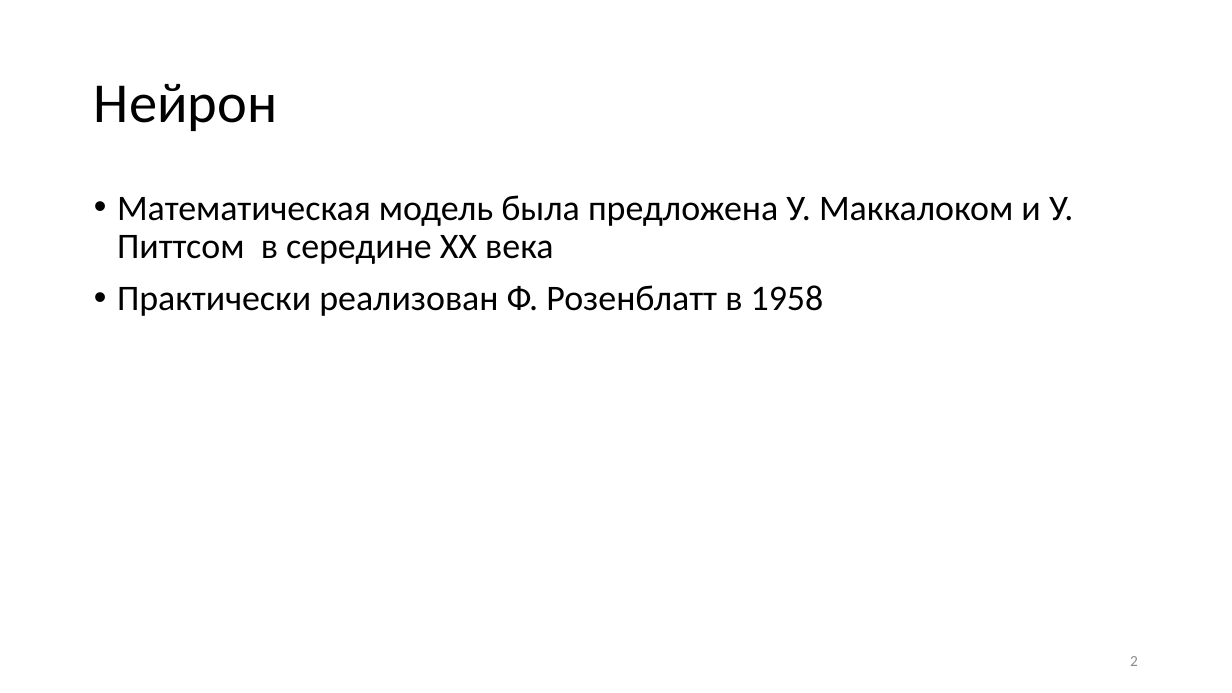
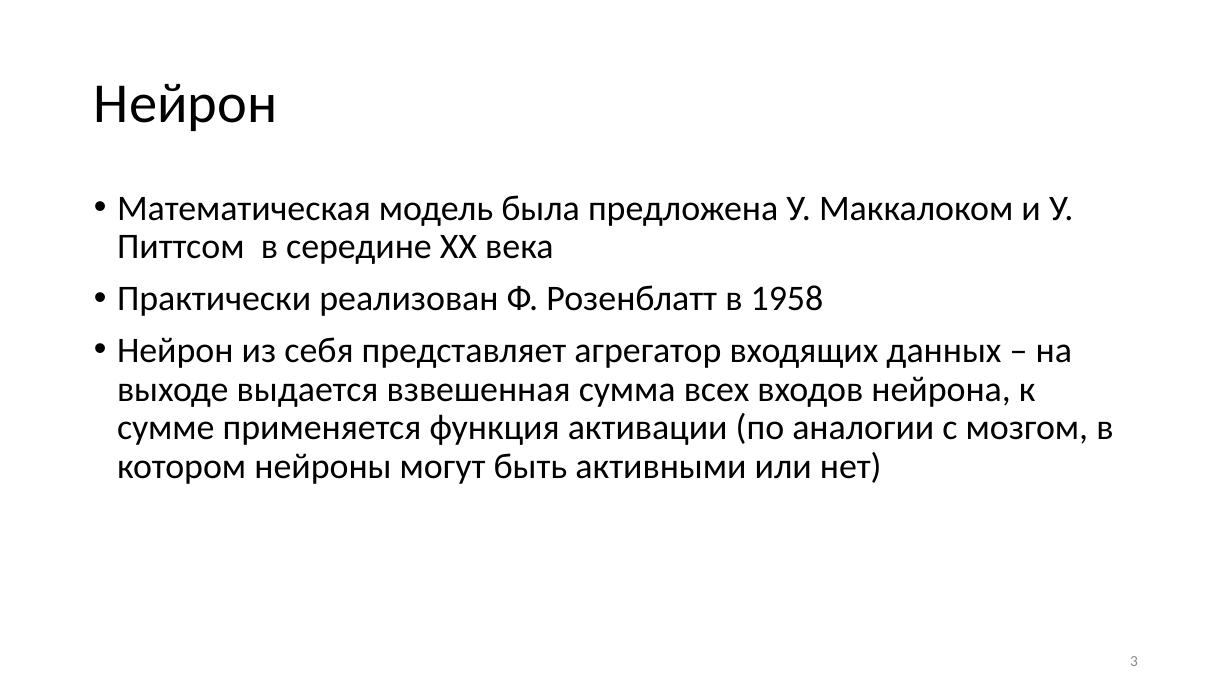
Before and after one commit to VictorAboba/Masters_lec, a slide deck: slide 3 of Lecture_1/neiron_layer_mlp.pptx (slide 2 before the commit). Drawn at 1232x693 pixels with LibreOffice and Linux fonts; fonts in the diff are those of the drawing. Boxes give left, top, right and bottom in pixels: in the first picture for what was removed or moved away, otherwise in the second. Text is boxed around its words. In the diff, an @@ line names an element or a change of style, - is before the commit and + after.

```diff
--- a/Lecture_1/neiron_layer_mlp.pptx
+++ b/Lecture_1/neiron_layer_mlp.pptx
@@ text at [117, 337, 1113, 484]: paragraph added @@
+• Нейрон из себя представляет агрегатор входящих данных – на выходе выдается взвешенная сумма всех входов нейрона, к сумме применяется функция активации (по аналогии с мозгом, в котором нейроны могут быть активными или нет)
@@ page number at [1130, 656, 1138, 666]: text changed @@
-2
+3
```
Also in this commit, not shown: 13 other slides changed, 4 slides added, 1 slide removed, 1 other file.
